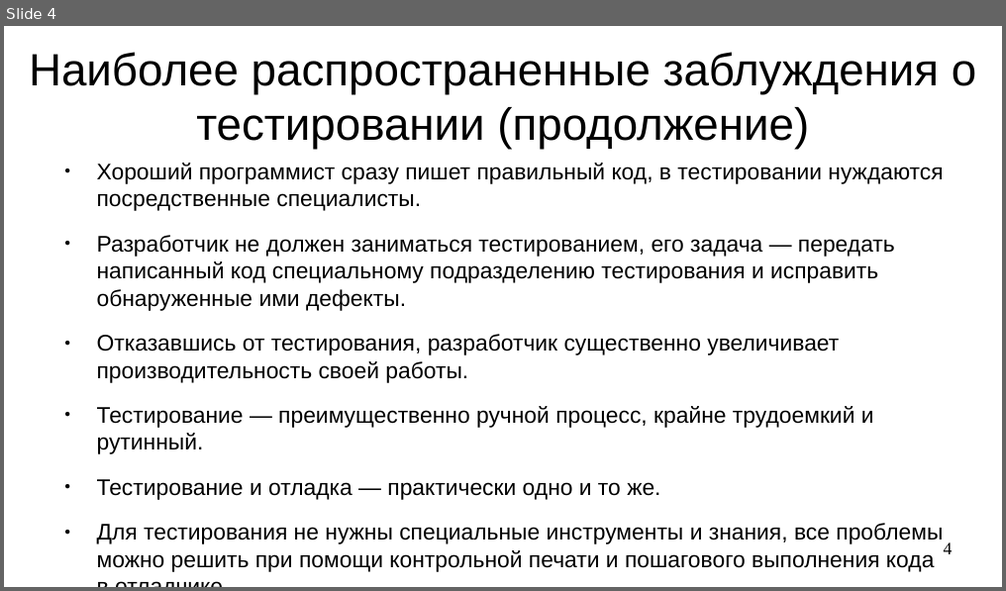
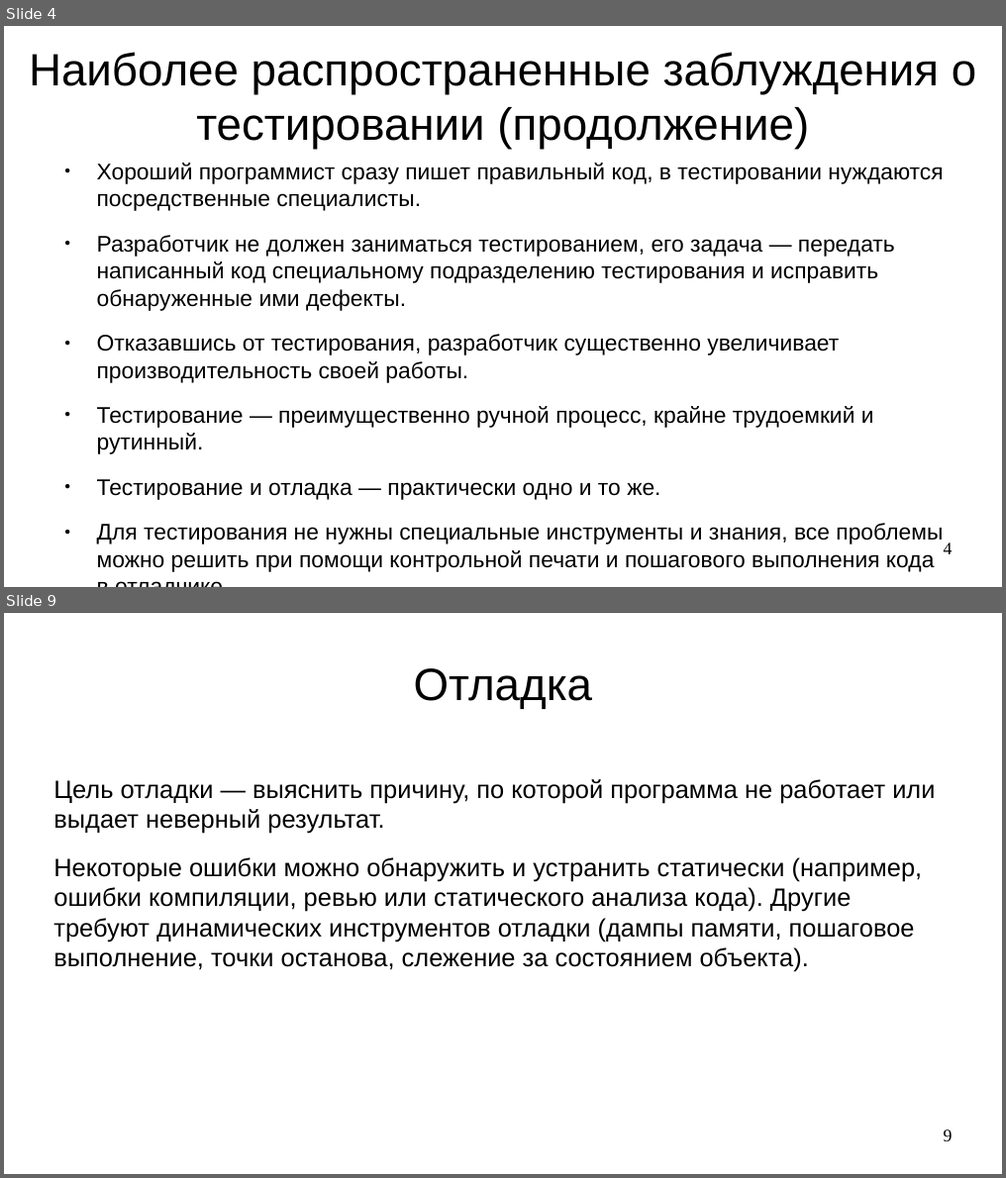
Before and after one commit to steelcraft/stud-lab, a slide deck: Лекции/CAUTTDD01#L1.odp. Shown one above the other, each under a label of ours: slide 4 before the commit, slides 4 and 9 after it; the slides between them are not shown. The pictures are 1006x591 and 1006x1178 pixels, drawn with LibreOffice and Linux fonts; fonts in the diff are those of the drawing. Boxes give left, top, right and bottom in pixels: in the first picture for what was removed or moved away, otherwise in the second. Text is boxed around its words. In the diff, an @@ line names an element or a change of style, - is before the commit and + after.

```diff
--- a/Лекции/CAUTTDD01#L1.odp
+++ b/Лекции/CAUTTDD01#L1.odp
@@ slide 9 added at [4, 613, 1002, 1174], background #FFFFFF @@
@@ title added at [414, 668, 593, 709], 36 pt, text #000000 @@
+Отладка
@@ text added at [54, 779, 935, 972], 20 pt, text #000000 @@
+Цель отладки — выяснить причину, по которой программа не работает или выдает неверный результат.
+Некоторые ошибки можно обнаружить и устранить статически (например, ошибки компиляции, ревью или статического анализа кода). Другие требуют динамических инструментов отладки (дампы памяти, пошаговое выполнение, точки останова, слежение за состоянием объекта).
@@ page number added at [944, 1130, 952, 1142], 14 pt, text #000000 @@
+9
```
Also in this commit, not shown: 2 slides changed, 6 other slides added, 2 slides removed.
